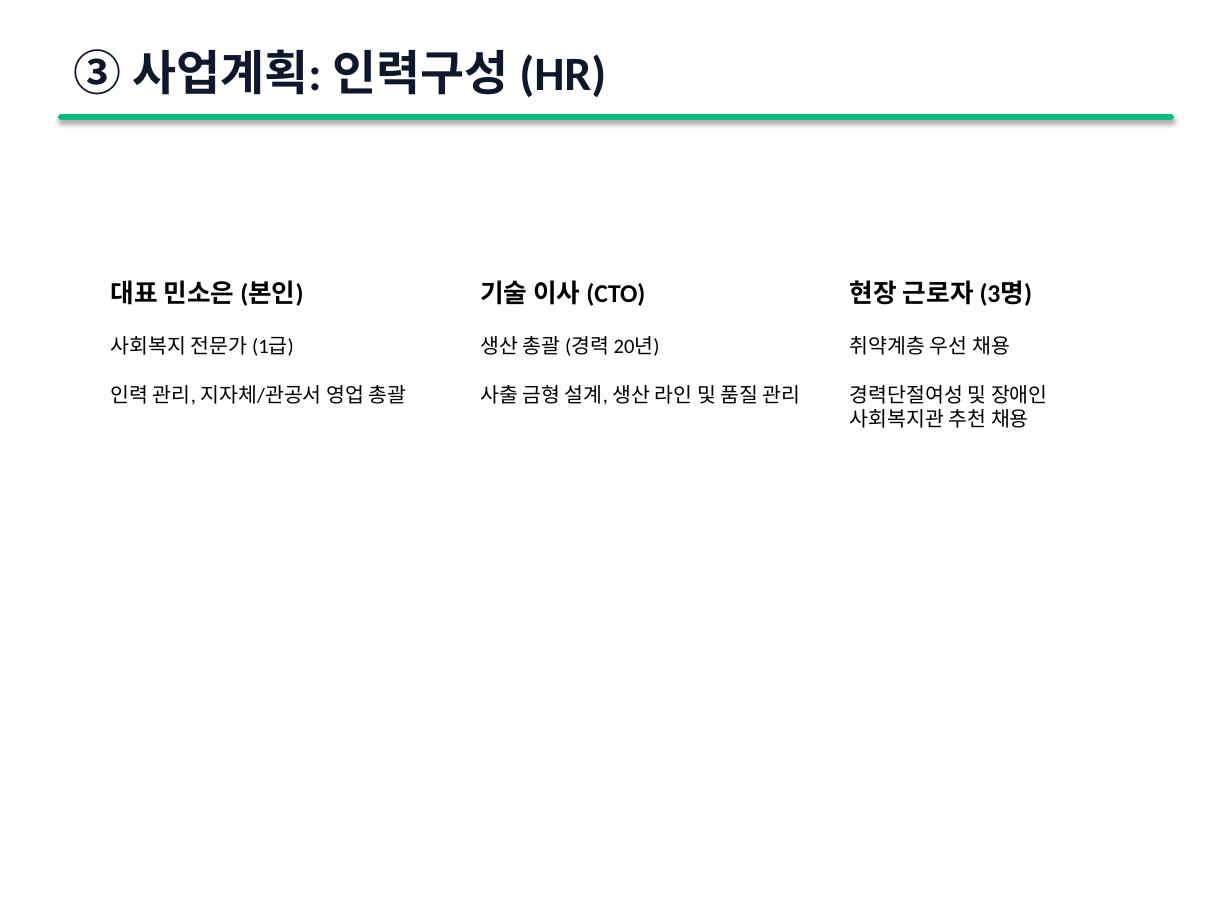
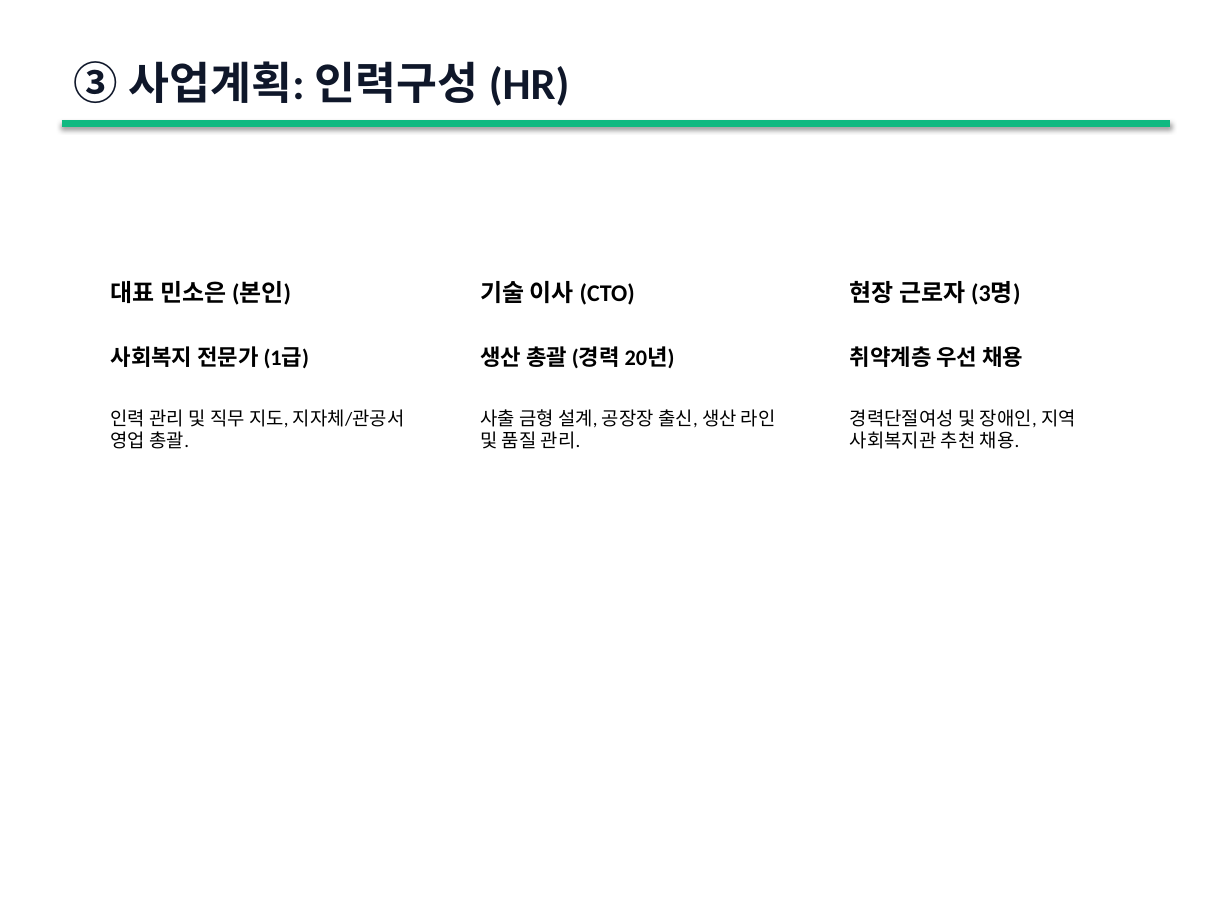
Before and after one commit to ROYSOE/claude-quickstarts, a slide deck: slide 8 of ReSpring_Business_Plan.pptx. Drawn at 1232x924 pixels with LibreOffice and Linux fonts; fonts in the diff are those of the drawing. Boxes give left, top, right and bottom in pixels: in the first picture for what was removed or moved away, otherwise in the second. Text is boxed around its words. In the diff, an @@ line names an element or a change of style, - is before the commit and + after.

```diff
--- a/ReSpring_Business_Plan.pptx
+++ b/ReSpring_Business_Plan.pptx
@@ text "③ 사업계획: 인력구성 (HR)": place and size @@
-text "③ 사업계획: 인력구성 (HR)" at (74,49,606,97)
+text "③ 사업계획: 인력구성 (HR)" at (74,61,570,106)
@@ text "③ 사업계획: 인력구성 (HR)" at (74,61,570,106): size 28 to 26 pt @@
@@ rectangle removed at (62,117,1170,117) @@
@@ line added from (62, 123) to (1170, 123), #10B981 4 pt @@
@@ text at (111,281,309,368): size 15 to 14 pt in "대표 민소은 (본인)"; size 12 to 13 pt, bold on in "사회복지 전문가 (1급)" @@
@@ text at (480,281,675,368): size 15 to 14 pt in "기술 이사 (CTO)"; size 12 to 13 pt, bold on in "생산 총괄 (경력 20년)" @@
@@ text at (850,281,1023,367): size 15 to 14 pt in "현장 근로자 (3명)"; size 12 to 13 pt, bold on in "취약계층 우선 채용" @@
@@ text at (111,409,404,449): text changed; size 12 to 11 pt @@
-인력 관리, 지자체/관공서 영업 총괄
+인력 관리 및 직무 지도, 지자체/관공서 영업 총괄.
@@ text at (480,409,776,449): text changed; size 12 to 11 pt @@
-사출 금형 설계, 생산 라인 및 품질 관리
+사출 금형 설계, 공장장 출신, 생산 라인 및 품질 관리.
@@ text at (850,409,1076,449): text changed; size 12 to 11 pt @@
-경력단절여성 및 장애인
-사회복지관 추천 채용
+경력단절여성 및 장애인, 지역 사회복지관 추천 채용.
```
Also in this commit, not shown: 16 other slides changed, 1 other file.
